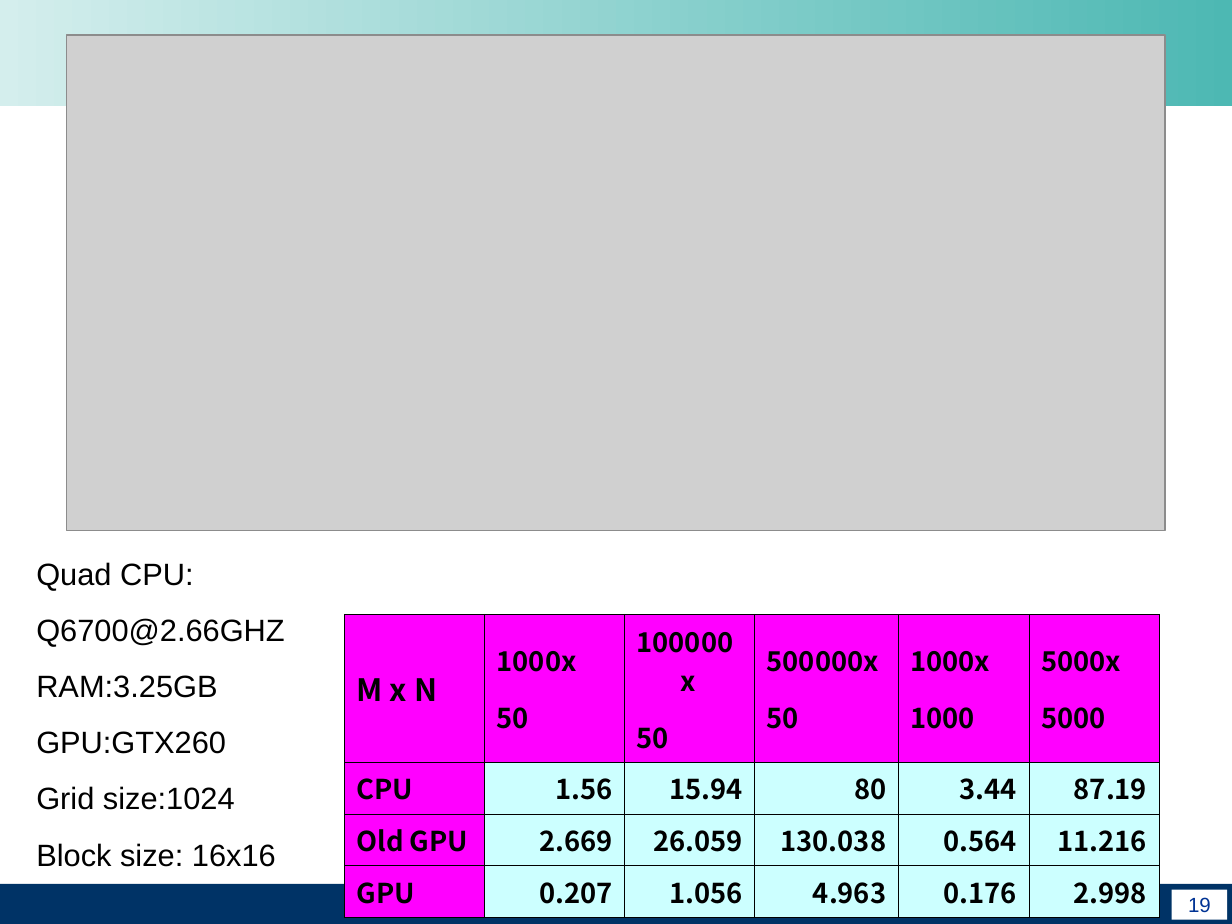
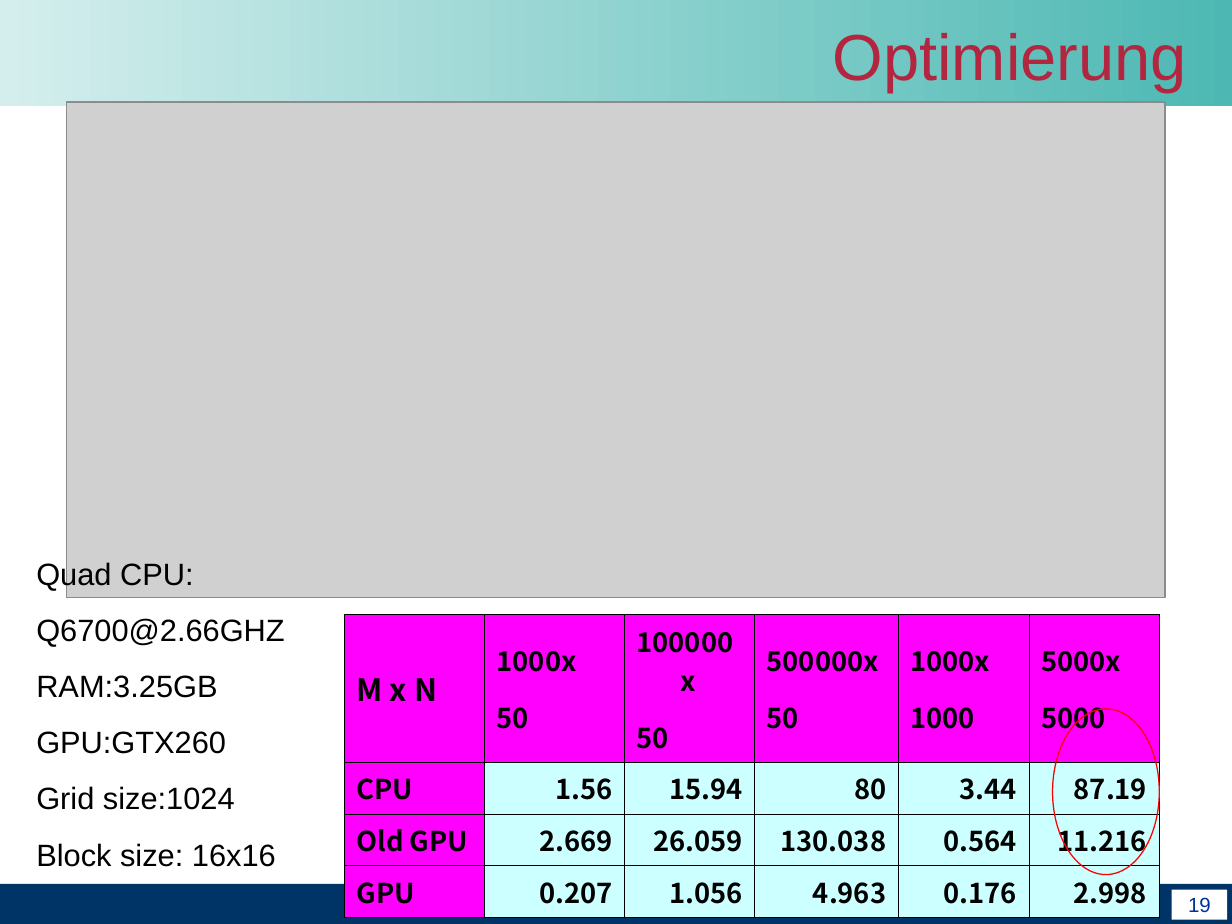
Before and after one commit to unconditional/projektarbeitcuda, a slide deck: slide 19 of Vortrag/Abschlussvortrag der Projektarbeit CUDA(xby).ppt. Drawn at 1232x924 pixels with LibreOffice and Linux fonts; fonts in the diff are those of the drawing; grey boxes stand for pictures; background and template pictures are left out. Boxes give left, top, right and bottom in pixels: in the first picture for what was removed or moved away, otherwise in the second. Text is boxed around its words. In the diff, an @@ line names an element or a change of style, - is before the commit and + after.

```diff
--- a/Vortrag/Abschlussvortrag der Projektarbeit CUDA(xby).ppt
+++ b/Vortrag/Abschlussvortrag der Projektarbeit CUDA(xby).ppt
@@ title added at (833,33,1187,92), 38 pt, text #B32640 @@
+Optimierung
@@ picture: place and size @@
-picture at (67,34,1164,530)
+picture at (67,102,1164,598)
@@ ellipse added at (1052,708,1159,875), outline #FF0000 0.74 pt @@
```
Also in this commit, not shown: 3 other slides changed.
